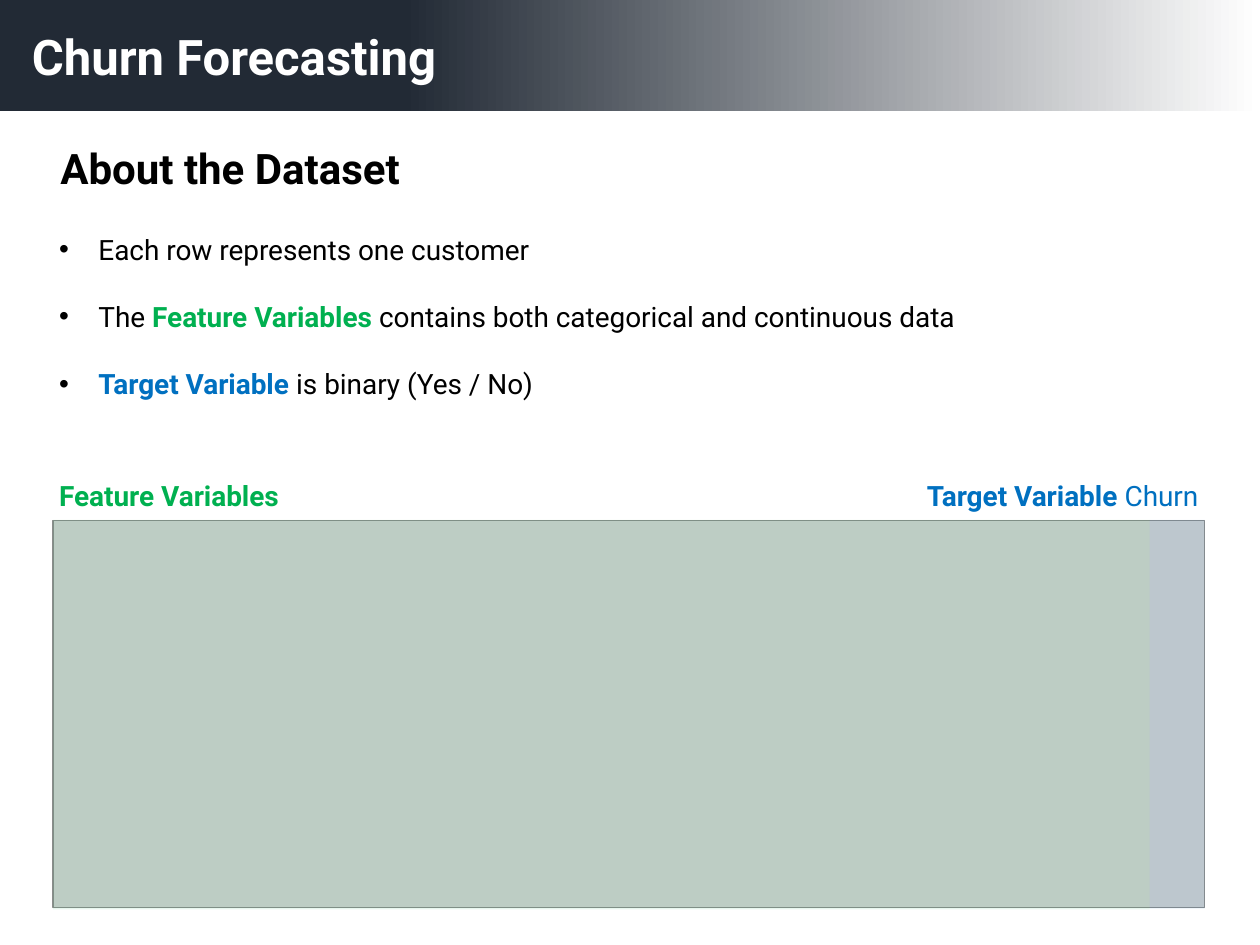
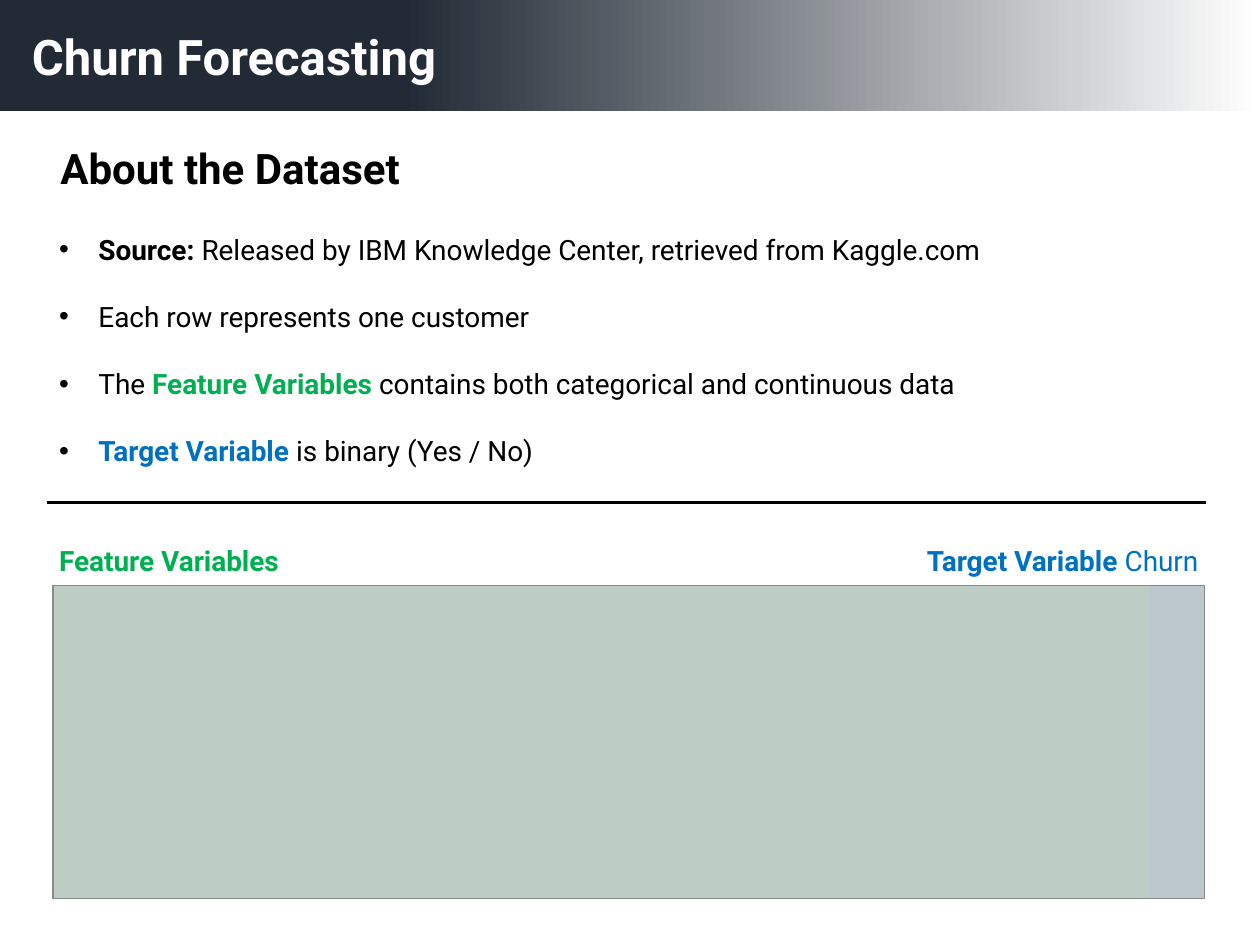
Before and after one commit to ehannell/customer_retention, a slide deck: slide 5 of Presentation Slides/Customer Retention Presentation.pptx. Drawn at 1260x945 pixels with LibreOffice and Linux fonts; fonts in the diff are those of the drawing; grey boxes stand for pictures. Boxes give left, top, right and bottom in pixels: in the first picture for what was removed or moved away, otherwise in the second. Text is boxed around its words. In the diff, an @@ line names an element or a change of style, - is before the commit and + after.

```diff
--- a/Presentation Slides/Customer Retention Presentation.pptx
+++ b/Presentation Slides/Customer Retention Presentation.pptx
@@ text at bbox=[98, 238, 980, 266]: paragraph added @@
+• Source: Released by IBM Knowledge Center, retrieved from Kaggle.com
@@ line added from (47, 503) to (1206, 503), #000000 1.5 pt @@
@@ text "Feature Variables": place and size @@
-text "Feature Variables" at bbox=[59, 485, 279, 507]
+text "Feature Variables" at bbox=[59, 550, 279, 572]
@@ text "Target Variable Churn": place and size @@
-text "Target Variable Churn" at bbox=[927, 485, 1199, 512]
+text "Target Variable Churn" at bbox=[927, 550, 1199, 577]
@@ picture: place and size @@
-picture at bbox=[53, 520, 1205, 907]
+picture at bbox=[53, 586, 1205, 898]
@@ rectangle: place and size @@
-rectangle at bbox=[53, 520, 1149, 910]
+rectangle at bbox=[53, 585, 1149, 898]
@@ rectangle: place and size @@
-rectangle at bbox=[1150, 520, 1206, 908]
+rectangle at bbox=[1150, 585, 1206, 898]
```
Also in this commit, not shown: 4 other slides changed, 2 other files.
